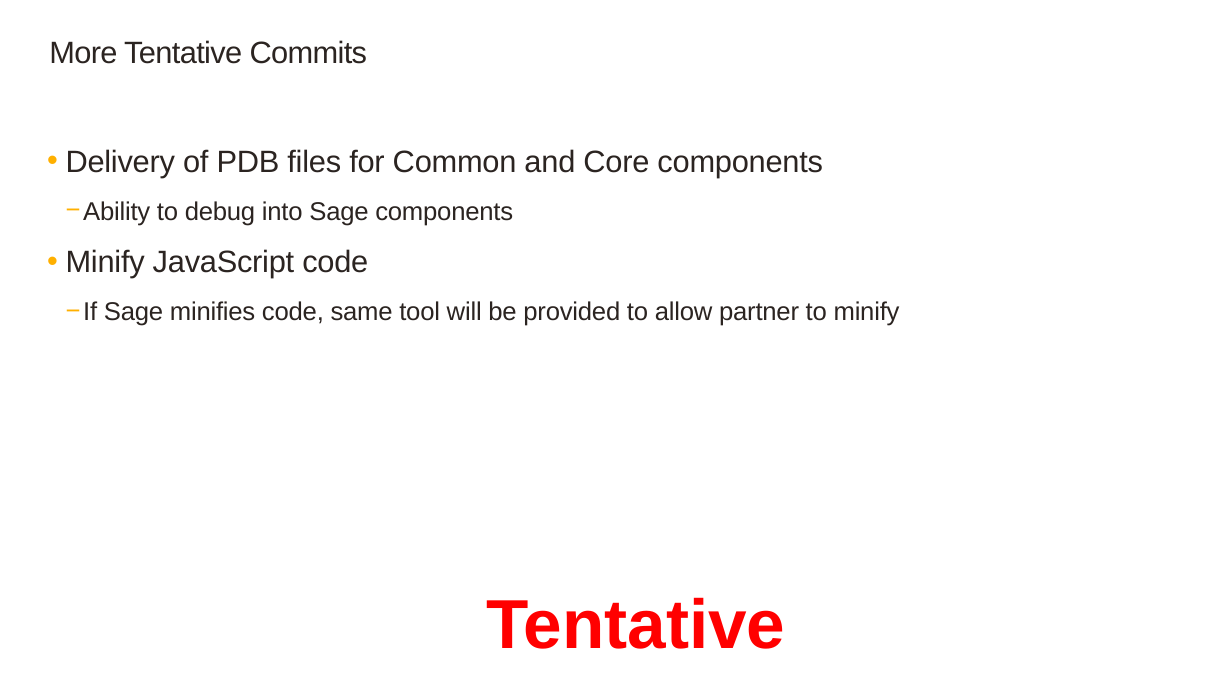
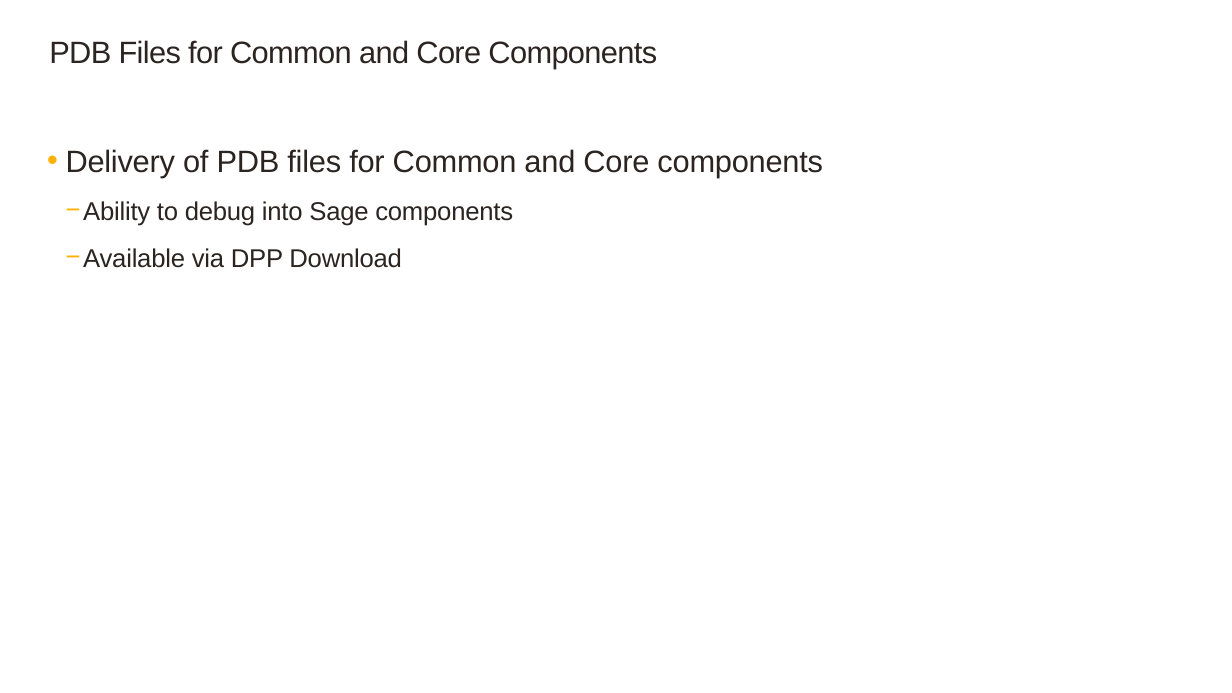
Before and after one commit to SageNADev/Sage300-SDK, a slide deck: slide 10 of docs/presentations/Sage300SDK_2018.0WebSDKOverview.pptx. Drawn at 1232x693 pixels with LibreOffice and Linux fonts; fonts in the diff are those of the drawing; background and template pictures are left out. Boxes give left, top, right and bottom in pixels: in the first picture for what was removed or moved away, otherwise in the second. Text is boxed around its words. In the diff, an @@ line names an element or a change of style, - is before the commit and + after.

```diff
--- a/docs/presentations/Sage300SDK_2018.0WebSDKOverview.pptx
+++ b/docs/presentations/Sage300SDK_2018.0WebSDKOverview.pptx
@@ title at (x1=49, y1=40, x2=657, y2=69): text changed @@
-More Tentative Commits
+PDB Files for Common and Core Components
@@ text at (x1=83, y1=248, x2=402, y2=268): text changed @@
-  • Minify JavaScript code
-    − If Sage minifies code, same tool will be provided to allow partner to minify
+    − Available via DPP Download
@@ text removed at (x1=487, y1=597, x2=786, y2=649) @@
-Tentative
```
Also in this commit, not shown: 7 other slides changed.
